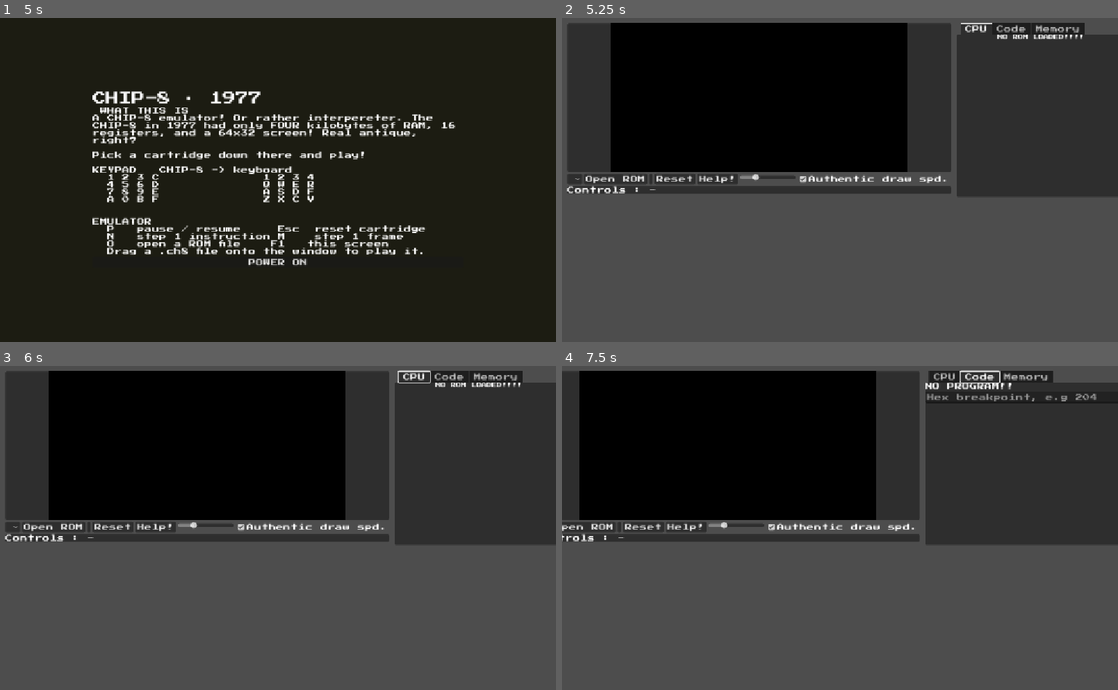
Above: before the commit, frames 1-4 (two rows, left to right).
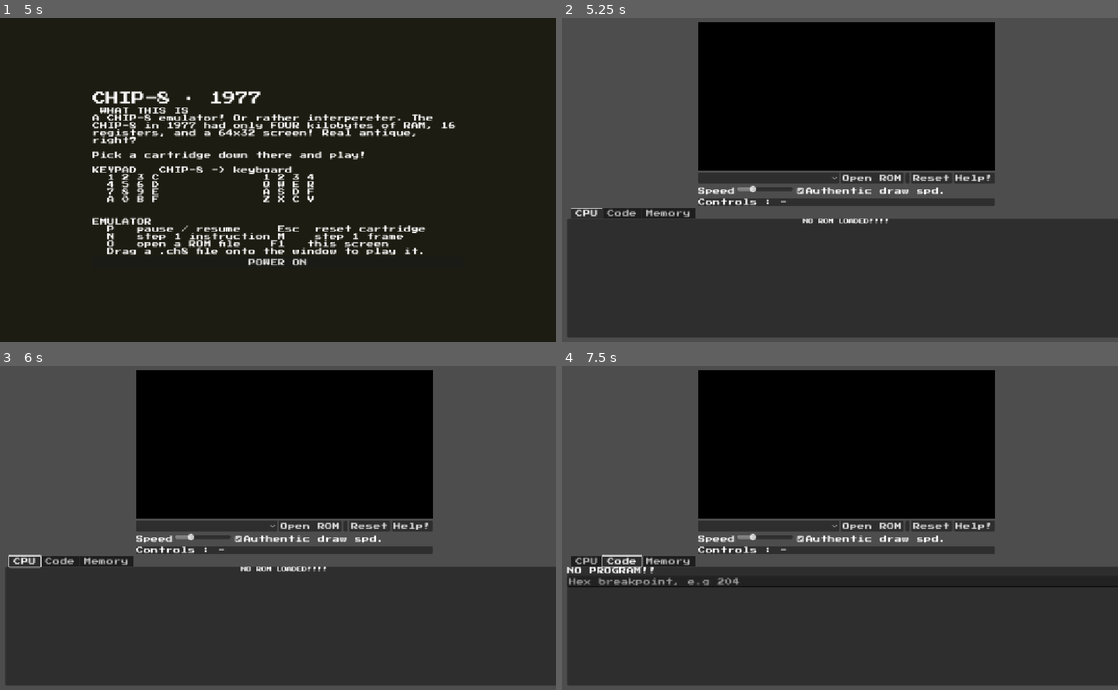
Above: after the commit, the same moments.

Repository: UnderstoodUseYourUsernameHere/chip-8-emulator
Game: Godot game, scene res://scenes/main.tscn
The game is run twice, just before and just after one commit, with the same random seed, the same clock (stepped at 60 frames per second) and the same inputs.
Inputs (mouse positions are in pixels of both pictures, inside the frame that each line leads up to; where the layout moved, square brackets give the same spot in the first picture):
- Up to frame 1 (5 s): click (205, 176) [11, 180] at 0.5 s; click "Open ROM" at 1.25 s; click (344, 176) [88, 180] at 2 s; click "Reset" at 2.75 s; click "Help!" at 3.5 s; click "Authentic draw spd." at 4.25 s
- Up to frame 2 (5.25 s): click "POWER ON" at 5 s
- Up to frame 3 (6 s): tap Enter at 5.75 s; move the mouse to (400, 511) at 5.77 s; hold Right from 5.78 s (still down); tap Alt at 5.85 s; click (400, 511) at 5.92 s
- Up to frame 4 (7.5 s): tap Space at 6.5 s; move the mouse to (728, 544) at 6.52 s; release Right at 6.53 s; hold Down 6.53-7.28 s; tap Shift at 6.6 s; tap Enter at 7.25 s; move the mouse to (895, 456) at 7.27 s; hold Right from 7.28 s (still down); tap X at 7.35 s

Frame 1 is identical in both runs. In frame 2, 71% of the frame differs, in the area x 0-100%, y 1-99%; in frame 3, 71%; in frame 4, 74%.
Error before the commit: Out of bounds get index '0' (on base: 'PackedByteArray') (res://scripts/main.gd:426)
Error after the commit: Out of bounds get index '0' (on base: 'PackedByteArray') (res://scripts/main.gd:439)

Commit message:
Change layout with debugger on bottom and game at top center

Diff:
--- a/scenes/main.tscn
+++ b/scenes/main.tscn
@@ -29,19 +29,21 @@
 theme_override_constants/margin_right = 12
 theme_override_constants/margin_bottom = 12
 
-[node name="HBoxContainer" type="HBoxContainer" parent="MarginContainer" unique_id=1376485491]
-custom_minimum_size = Vector2(200, 0)
-layout_mode = 2
-theme_override_constants/separation = 12
-
-[node name="LeftColumn" type="VBoxContainer" parent="MarginContainer/HBoxContainer" unique_id=1997709481]
-layout_mode = 2
-
-[node name="ScreenPanel" type="PanelContainer" parent="MarginContainer/HBoxContainer/LeftColumn" unique_id=1930301835]
+[node name="MainColumn" type="VBoxContainer" parent="MarginContainer" unique_id=729651060]
+layout_mode = 2
+
+[node name="GameCenter" type="CenterContainer" parent="MarginContainer/MainColumn" unique_id=1767439499]
+layout_mode = 2
+size_flags_vertical = 3
+
+[node name="LeftColumn" type="VBoxContainer" parent="MarginContainer/MainColumn/GameCenter" unique_id=1997709481]
+layout_mode = 2
+
+[node name="ScreenPanel" type="PanelContainer" parent="MarginContainer/MainColumn/GameCenter/LeftColumn" unique_id=1930301835]
 custom_minimum_size = Vector2(640, 320)
 layout_mode = 2
 
-[node name="Screen" type="TextureRect" parent="MarginContainer/HBoxContainer/LeftColumn/ScreenPanel" unique_id=1743842365]
+[node name="Screen" type="TextureRect" parent="MarginContainer/MainColumn/GameCenter/LeftColumn/ScreenPanel" unique_id=1743842365]
 unique_name_in_owner = true
 texture_filter = 1
 custom_minimum_size = Vector2(640, 320)
@@ -49,35 +51,43 @@
 expand_mode = 1
 stretch_mode = 5
 
-[node name="Toolbar" type="HBoxContainer" parent="MarginContainer/HBoxContainer/LeftColumn" unique_id=518019700]
-layout_mode = 2
-
-[node name="RomPicker" type="OptionButton" parent="MarginContainer/HBoxContainer/LeftColumn/Toolbar" unique_id=1244593718]
+[node name="Toolbar" type="HBoxContainer" parent="MarginContainer/MainColumn/GameCenter/LeftColumn" unique_id=518019700]
+layout_mode = 2
+
+[node name="RomPicker" type="OptionButton" parent="MarginContainer/MainColumn/GameCenter/LeftColumn/Toolbar" unique_id=1244593718]
 unique_name_in_owner = true
 layout_mode = 2
 size_flags_horizontal = 3
 fit_to_longest_item = false
 
-[node name="OpenButton" type="Button" parent="MarginContainer/HBoxContainer/LeftColumn/Toolbar" unique_id=1044996986]
+[node name="OpenButton" type="Button" parent="MarginContainer/MainColumn/GameCenter/LeftColumn/Toolbar" unique_id=1044996986]
 unique_name_in_owner = true
 layout_mode = 2
 text = "Open ROM"
 
-[node name="PauseButton" type="Button" parent="MarginContainer/HBoxContainer/LeftColumn/Toolbar" unique_id=57030283]
-unique_name_in_owner = true
-layout_mode = 2
-
-[node name="ResetButton" type="Button" parent="MarginContainer/HBoxContainer/LeftColumn/Toolbar" unique_id=212379595]
+[node name="PauseButton" type="Button" parent="MarginContainer/MainColumn/GameCenter/LeftColumn/Toolbar" unique_id=57030283]
+unique_name_in_owner = true
+layout_mode = 2
+
+[node name="ResetButton" type="Button" parent="MarginContainer/MainColumn/GameCenter/LeftColumn/Toolbar" unique_id=212379595]
 unique_name_in_owner = true
 layout_mode = 2
 text = "Reset"
 
-[node name="HelpButton" type="Button" parent="MarginContainer/HBoxContainer/LeftColumn/Toolbar" unique_id=769979553]
+[node name="HelpButton" type="Button" parent="MarginContainer/MainColumn/GameCenter/LeftColumn/Toolbar" unique_id=769979553]
 unique_name_in_owner = true
 layout_mode = 2
 text = "Help!"
 
-[node name="SpeedSlider" type="HSlider" parent="MarginContainer/HBoxContainer/LeftColumn/Toolbar" unique_id=996589957]
+[node name="SettingsRow" type="HBoxContainer" parent="MarginContainer/MainColumn/GameCenter/LeftColumn" unique_id=1561211145]
+layout_mode = 2
+
+[node name="SliderLabel" type="Label" parent="MarginContainer/MainColumn/GameCenter/LeftColumn/SettingsRow" unique_id=2116406534]
+layout_mode = 2
+text = "Speed"
+
+[node name="SpeedSlider" type="HSlider" parent="MarginContainer/MainColumn/GameCenter/LeftColumn/SettingsRow" unique_id=996589957]
+unique_name_in_owner = true
 custom_minimum_size = Vector2(120, 0)
 layout_mode = 2
 offset_transform_position = Vector2(0, 50)
@@ -85,31 +95,32 @@
 max_value = 40.0
 value = 1.0
 
-[node name="WaitCheck" type="CheckBox" parent="MarginContainer/HBoxContainer/LeftColumn/Toolbar" unique_id=345158805]
+[node name="WaitCheck" type="CheckBox" parent="MarginContainer/MainColumn/GameCenter/LeftColumn/SettingsRow" unique_id=345158805]
+unique_name_in_owner = true
 layout_mode = 2
 text = "Authentic draw spd."
 
-[node name="ControlsPanel" type="PanelContainer" parent="MarginContainer/HBoxContainer/LeftColumn" unique_id=1374951924]
-layout_mode = 2
-
-[node name="ControlsLabel" type="Label" parent="MarginContainer/HBoxContainer/LeftColumn/ControlsPanel" unique_id=577219394]
+[node name="ControlsPanel" type="PanelContainer" parent="MarginContainer/MainColumn/GameCenter/LeftColumn" unique_id=1374951924]
+layout_mode = 2
+
+[node name="ControlsLabel" type="Label" parent="MarginContainer/MainColumn/GameCenter/LeftColumn/ControlsPanel" unique_id=577219394]
 unique_name_in_owner = true
 layout_mode = 2
 text = "Controls : -"
 
-[node name="Debugger" type="TabContainer" parent="MarginContainer/HBoxContainer" unique_id=1577134825]
-custom_minimum_size = Vector2(360, 0)
-custom_maximum_size = Vector2(-1, 375)
+[node name="Debugger" type="TabContainer" parent="MarginContainer/MainColumn" unique_id=1577134825]
+custom_minimum_size = Vector2(0, 280)
 layout_mode = 2
 size_flags_horizontal = 3
+size_flags_vertical = 3
 current_tab = 0
 
-[node name="CPU" type="ScrollContainer" parent="MarginContainer/HBoxContainer/Debugger" unique_id=1539096709]
+[node name="CPU" type="ScrollContainer" parent="MarginContainer/MainColumn/Debugger" unique_id=1539096709]
 custom_minimum_size = Vector2(300, 0)
 layout_mode = 2
 metadata/_tab_index = 0
 
-[node name="DebugLabel" type="Label" parent="MarginContainer/HBoxContainer/Debugger/CPU" unique_id=2024961314]
+[node name="DebugLabel" type="Label" parent="MarginContainer/MainColumn/Debugger/CPU" unique_id=2024961314]
 unique_name_in_owner = true
 custom_minimum_size = Vector2(100, 0)
 layout_mode = 2
@@ -119,27 +130,27 @@
 horizontal_alignment = 1
 vertical_alignment = 1
 
-[node name="Code" type="VBoxContainer" parent="MarginContainer/HBoxContainer/Debugger" unique_id=697630052]
+[node name="Code" type="VBoxContainer" parent="MarginContainer/MainColumn/Debugger" unique_id=697630052]
 visible = false
 layout_mode = 2
 metadata/_tab_index = 1
 
-[node name="DisassemblyLabel" type="Label" parent="MarginContainer/HBoxContainer/Debugger/Code" unique_id=1524784641]
-unique_name_in_owner = true
-layout_mode = 2
-
-[node name="BreakpointEdit" type="LineEdit" parent="MarginContainer/HBoxContainer/Debugger/Code" unique_id=456155297]
+[node name="DisassemblyLabel" type="Label" parent="MarginContainer/MainColumn/Debugger/Code" unique_id=1524784641]
+unique_name_in_owner = true
+layout_mode = 2
+
+[node name="BreakpointEdit" type="LineEdit" parent="MarginContainer/MainColumn/Debugger/Code" unique_id=456155297]
 unique_name_in_owner = true
 custom_minimum_size = Vector2(500, 0)
 layout_mode = 2
 placeholder_text = "Hex breakpoint, e.g 204"
 
-[node name="Memory" type="ScrollContainer" parent="MarginContainer/HBoxContainer/Debugger" unique_id=1622185264]
+[node name="Memory" type="ScrollContainer" parent="MarginContainer/MainColumn/Debugger" unique_id=1622185264]
 visible = false
 layout_mode = 2
 metadata/_tab_index = 2
 
-[node name="MemoryLabel" type="Label" parent="MarginContainer/HBoxContainer/Debugger/Memory" unique_id=746577037]
+[node name="MemoryLabel" type="Label" parent="MarginContainer/MainColumn/Debugger/Memory" unique_id=746577037]
 unique_name_in_owner = true
 layout_mode = 2
 
--- a/scripts/main.gd
+++ b/scripts/main.gd
@@ -7,6 +7,8 @@
 @onready var breakpoint_edit: LineEdit = $%BreakpointEdit
 @onready var help_overlay: PanelContainer = $%HelpOverlay
 @onready var memory_label: Label = $%MemoryLabel
+@onready var speed_slider: HSlider = $%SpeedSlider
+@onready var wait_check: CheckBox = $%WaitCheck
 
 const FONT_START := 0x50
 const FONT := [
@@ -187,12 +189,18 @@
 		b.focus_mode = Control.FOCUS_NONE
 
 func setup_settings() -> void:
-	$MarginContainer/HBoxContainer/LeftColumn/Toolbar/SpeedSlider.value = instructions_per_frame
-	$MarginContainer/HBoxContainer/LeftColumn/Toolbar/SpeedSlider.value_changed.connect(func(v): instructions_per_frame = int(v))
-	$MarginContainer/HBoxContainer/LeftColumn/Toolbar/WaitCheck.button_pressed = display_wait_enabled
-	$MarginContainer/HBoxContainer/LeftColumn/Toolbar/WaitCheck.toggled.connect(func(on): display_wait_enabled = on)
-	$MarginContainer/HBoxContainer/LeftColumn/Toolbar/SpeedSlider.focus_mode = Control.FOCUS_NONE
-	$MarginContainer/HBoxContainer/LeftColumn/Toolbar/WaitCheck.focus_mode = Control.FOCUS_NONE
+	speed_slider.value = instructions_per_frame
+	speed_slider.value_changed.connect(
+		func(v): instructions_per_frame = int(v)
+	)
+
+	wait_check.button_pressed = display_wait_enabled
+	wait_check.toggled.connect(
+		func(on): display_wait_enabled = on
+	)
+
+	speed_slider.focus_mode = Control.FOCUS_NONE
+	wait_check.focus_mode = Control.FOCUS_NONE
 
 func setup_sound() -> void:
 	var rate := 22050
@@ -215,8 +223,12 @@
 func setup_picker() -> void:
 	scan_roms()
 	rom_picker.clear()
+	rom_picker.fit_to_longest_item = false
+	rom_picker.clip_text = true
+	rom_picker.text_overrun_behavior = TextServer.OVERRUN_TRIM_ELLIPSIS
 	for rom_name in rom_names:
 		rom_picker.add_item(rom_name)
+		rom_picker.set_item_tooltip(rom_picker.item_count - 1, rom_name)
 	rom_picker.item_selected.connect(_on_rom_selected)
 	rom_picker.focus_mode = Control.FOCUS_NONE
 
@@ -234,6 +246,7 @@
 	if index < 0 or index >= rom_names.size():
 		return
 	var next_path: String = rom_paths[rom_names[index]]
+	rom_picker.tooltip_text = rom_names[index]
 	if next_path != current_rom:
 		breakpoints.clear()
 	current_rom = next_path
